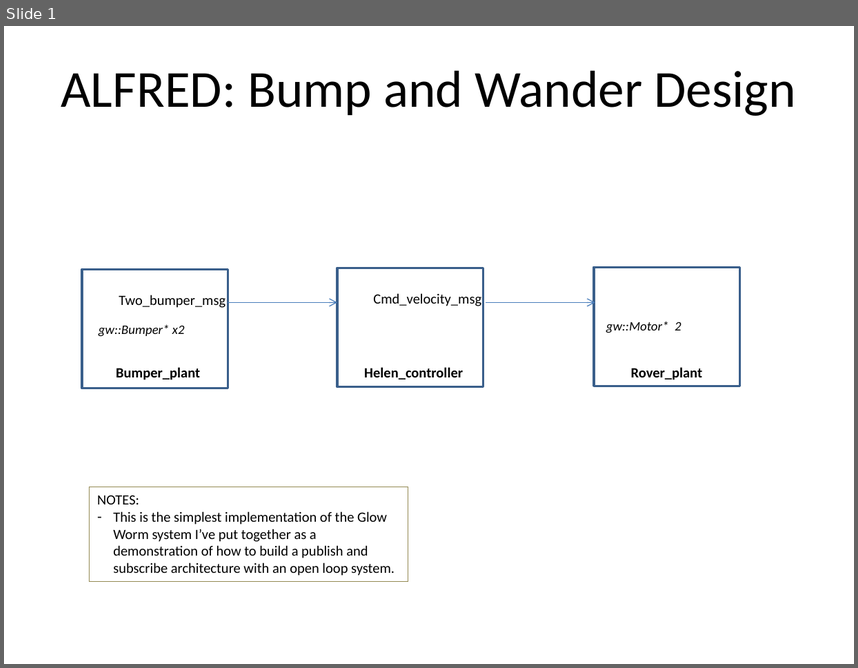
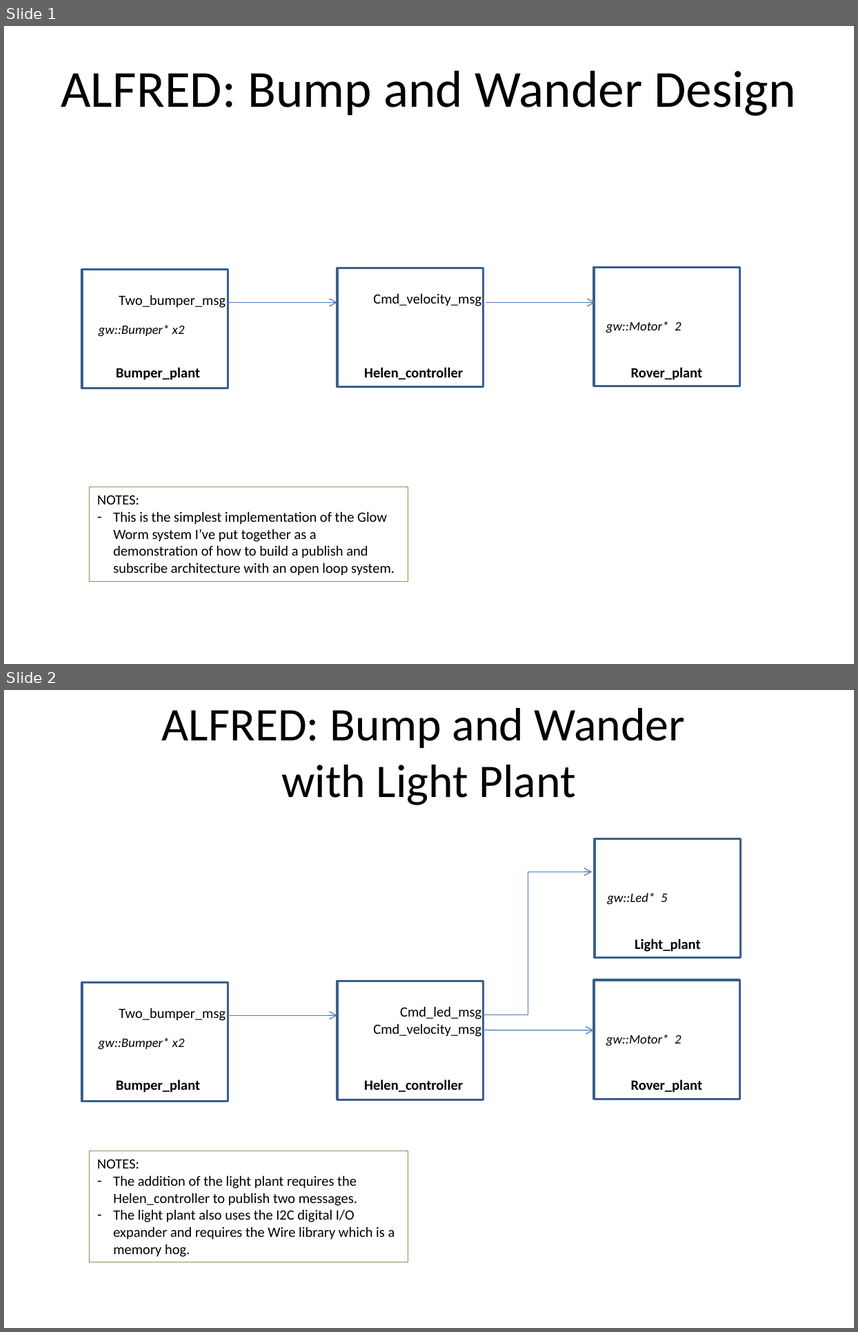
Before and after one commit to zacsketches/Alfred, a slide deck: System_diagrams.pptx. Shown one above the other, each under a label of ours: slide 1 before the commit, slides 1 and 2 after it. The pictures are 858x668 and 858x1332 pixels, drawn with LibreOffice and Linux fonts; fonts in the diff are those of the drawing. Boxes give left, top, right and bottom in pixels: in the first picture for what was removed or moved away, otherwise in the second. Text is boxed around its words. In the diff, an @@ line names an element or a change of style, - is before the commit and + after.

Commit message:
Added a new system design for bump w/light plant
  - Added I2C expander datasheet to refs
  - Used the Glow_worm light_plant to add lights to
  the reaction when a bumper gets pressed.

```diff
--- a/System_diagrams.pptx
+++ b/System_diagrams.pptx
@@ slide 2 added at (x1=4, y1=690, x2=854, y2=1328), background #FFFFFF @@
@@ title added at (x1=162, y1=708, x2=685, y2=805), 39.6 pt, text #000000 @@
+ALFRED: Bump and Wander
+with Light Plant
@@ rectangle added at (x1=595, y1=839, x2=741, y2=958), outline #3A5F8C 2 pt @@
@@ line added from (528, 1015) to (528, 872), #4B7EBC 0.75 pt @@
@@ arrow added from (528, 872) to (593, 872), #4B7EBC 0.75 pt @@
@@ text added at (x1=607, y1=892, x2=668, y2=905), 11 pt, text #000000, italic @@
+gw::Led* 5
@@ text added at (x1=635, y1=938, x2=701, y2=952), 12 pt, text #000000, bold @@
+Light_plant
@@ rectangle added at (x1=337, y1=980, x2=484, y2=1100), outline #3A5F8C 2 pt @@
@@ rectangle added at (x1=594, y1=980, x2=740, y2=1099), outline #3A5F8C 2 pt @@
@@ arrow added from (228, 1016) to (337, 1016), #4B7EBC 0.75 pt @@
@@ text added at (x1=373, y1=1006, x2=481, y2=1036), 12 pt, text #000000 @@
+Cmd_led_msg
+Cmd_velocity_msg
@@ line added from (484, 1015) to (528, 1015), #4B7EBC 0.75 pt @@
@@ group added at (x1=82, y1=983, x2=228, y2=1101): 3 texts, 1 rectangle @@
+Bumper_plant
+Two_bumper_msg
+gw::Bumper* x2
@@ arrow added from (481, 1030) to (594, 1030), #4B7EBC 0.75 pt @@
@@ text added at (x1=606, y1=1034, x2=682, y2=1046), 11 pt, text #000000, italic @@
+gw::Motor* 2
@@ text added at (x1=364, y1=1079, x2=463, y2=1092), 12 pt, text #000000, bold @@
+Helen_controller
@@ text added at (x1=631, y1=1079, x2=703, y2=1092), 12 pt, text #000000, bold @@
+Rover_plant
@@ rectangle added at (x1=89, y1=1151, x2=408, y2=1262), outline #948A54 0.75 pt, 12 pt, text #000000 @@
+NOTES:
+– The addition of the light plant requires the Helen_controller to publish two messages.
+– The light plant also uses the I2C digital I/O expander and requires the Wire library which is a memory hog.
```
Also in this commit, not shown: 3 other files.
